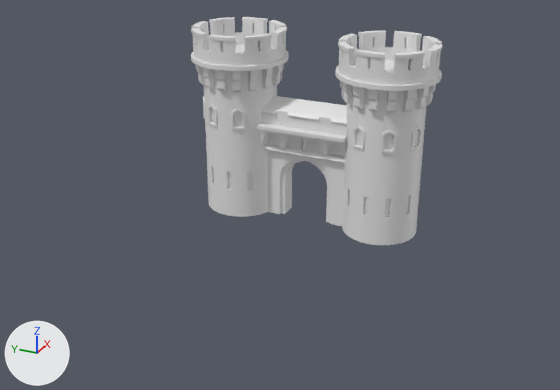
The Blender file Medieval Castle Scene.blend as it was, and as the next commit left it.
Camera for both pictures: a 50 mm camera at (-59.1, -23.7, 30.9) aimed at (-3.2, 1.4, 3.0). The axes (+X, +Y, +Z) are drawn at lower left. The lights are the same throughout. Materials are left out; every surface is plain grey.

The first picture shows 'Tower'.
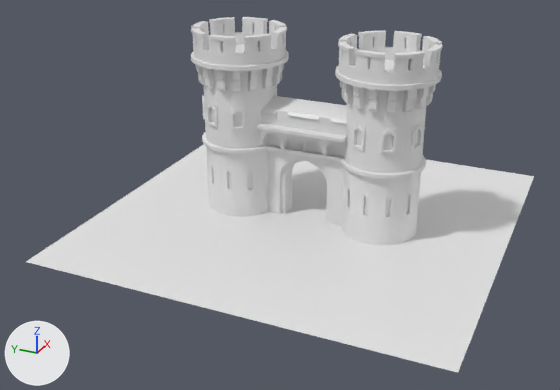
Location of each change, [x1, y1, x2, y2] in pixels of the pictures (560 x 390 px):
```json
{"object": "Plane", "change": "added", "after": [26, 144, 534, 373]}
{"object": "Tower", "change": "reshaped, modifiers changed", "before": [191, 17, 443, 245], "after": [191, 17, 443, 245]}
{"part": 1, "of": "me_tower", "change": "built on", "before": [203, 71, 428, 159], "after": [196, 32, 429, 245]}
```

Edits to the scene script, one JSON object a line:
```json
{"block": "me_tower", "where": "# used by ob_tower; location = (0.0, 0.0, 0.0)"}
{"op": "remove", "block": "me_tower", "code": "me_tower.from_pydata(...)  # 1993 vertices, 1597 faces; spans x -4.2..4.2, y -10.9..0.1, z 0.0..16.5"}
{"op": "add", "block": "me_tower", "code": "me_tower.from_pydata(...)  # 15144 vertices, 14274 faces, 1 loose edge; spans x -4.2..4.2, y -10.9..10.9, z 0.0..16.5"}
{"block": "me_tower", "change": "me_tower part 1: 43 vertices moved within x -3.8..3.8, y -10.5..-0.1, z 6.6..12.9; 75 vertices removed from x -3.3..2.4, y -9.9..0.0, z 8.4..10.8; 13226 vertices added at x -4.2..4.2, y -10.9..10.9, z 0.0..16.5"}
{"op": "add", "block": "me_plane", "code": ["me_plane = bpy.data.meshes.new('Plane')", "me_plane.from_pydata([(-1.0, -1.0, 0.0), (1.0, -1.0, 0.0), (-1.0, 1.0, 0.0), (1.0, 1.0, 0.0)], [], [(0, 1, 3, 2)])"]}
{"op": "remove", "block": "ob_tower", "code": "_m = ob_tower.modifiers.new('Bevel', 'BEVEL')"}
{"op": "remove", "block": "ob_tower", "code": "_m.segments = 2"}
{"op": "remove", "block": "ob_tower", "code": "_m.angle_limit = 1.344"}
{"op": "remove", "block": "ob_tower", "code": "_m.spread = 0.0"}
{"op": "remove", "block": "ob_tower", "code": "_m = ob_tower.modifiers.new('Mirror', 'MIRROR')"}
{"op": "remove", "block": "ob_tower", "code": "_m.use_axis = (False, True, False)"}
{"op": "add", "block": "ob_plane", "code": ["ob_plane = bpy.data.objects.new('Plane', me_plane)", "ob_plane.location = (0.0, 0.0, 0.0)", "ob_plane.scale = (17.5, 17.5, 17.5)"]}
```
